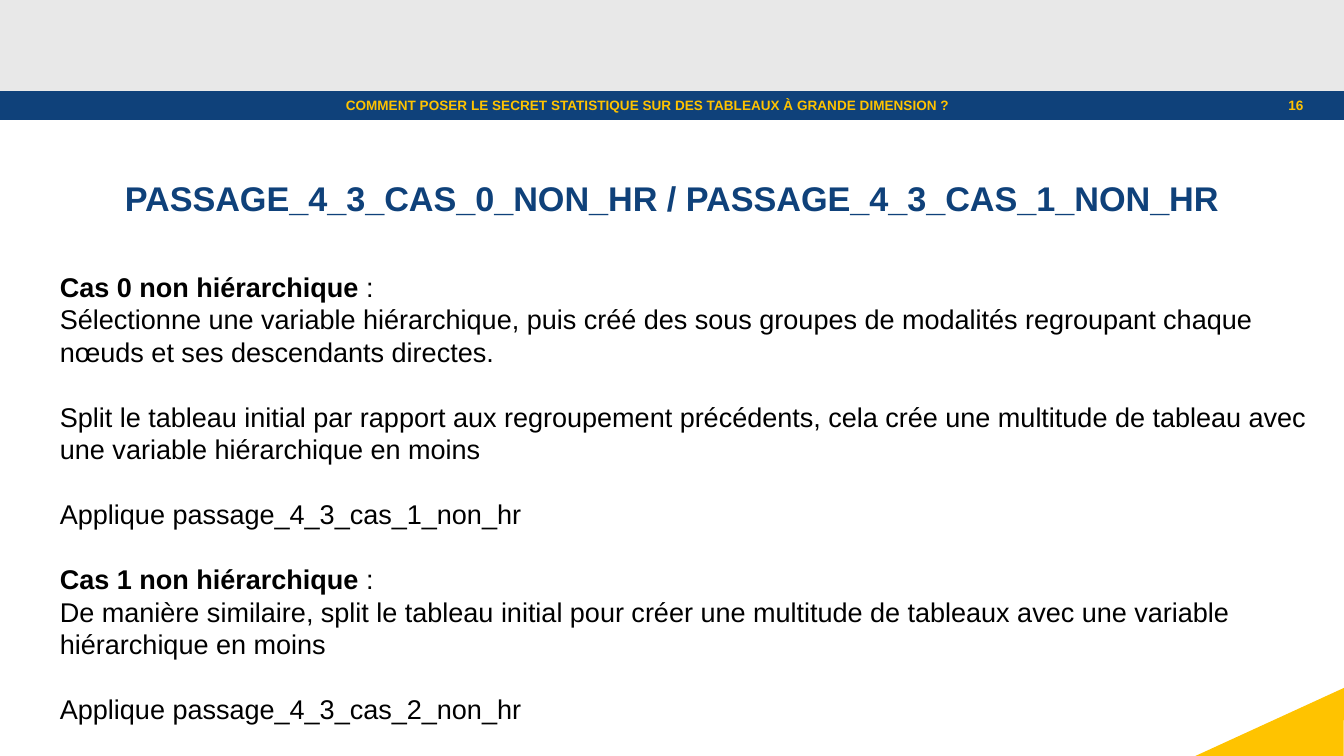
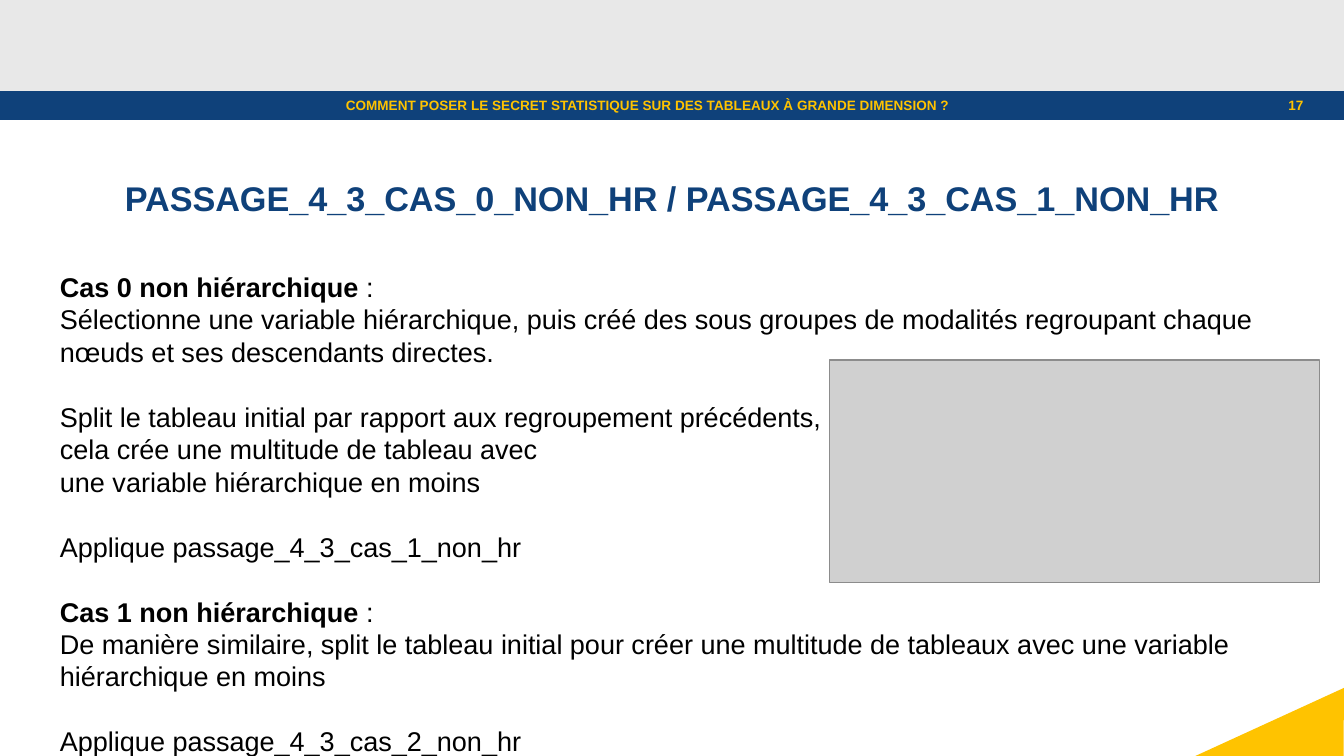
Before and after one commit to julienjamme/stage1A_2023, a slide deck: slide 17 of presentation_mi_parcours.odp (slide 16 before the commit). Drawn at 1344x756 pixels with LibreOffice and Linux fonts; fonts in the diff are those of the drawing; grey boxes stand for pictures; background and template pictures are left out. Boxes give left, top, right and bottom in pixels: in the first picture for what was removed or moved away, otherwise in the second. Text is boxed around its words. In the diff, an @@ line names an element or a change of style, - is before the commit and + after.

```diff
--- a/presentation_mi_parcours.odp
+++ b/presentation_mi_parcours.odp
@@ page number at [1288,100,1303,110]: text changed @@
-16
+17
@@ picture added at [831,360,1321,582] @@
@@ text at [60,407,821,497]: text changed @@
-Split le tableau initial par rapport aux regroupement précédents, cela crée une multitude de tableau avec une variable hiérarchique en moins
+Split le tableau initial par rapport aux regroupement précédents,
+cela crée une multitude de tableau avec
+une variable hiérarchique en moins
```
Also in this commit, not shown: 4 other slides changed, 3 slides added, 1 slide removed.
